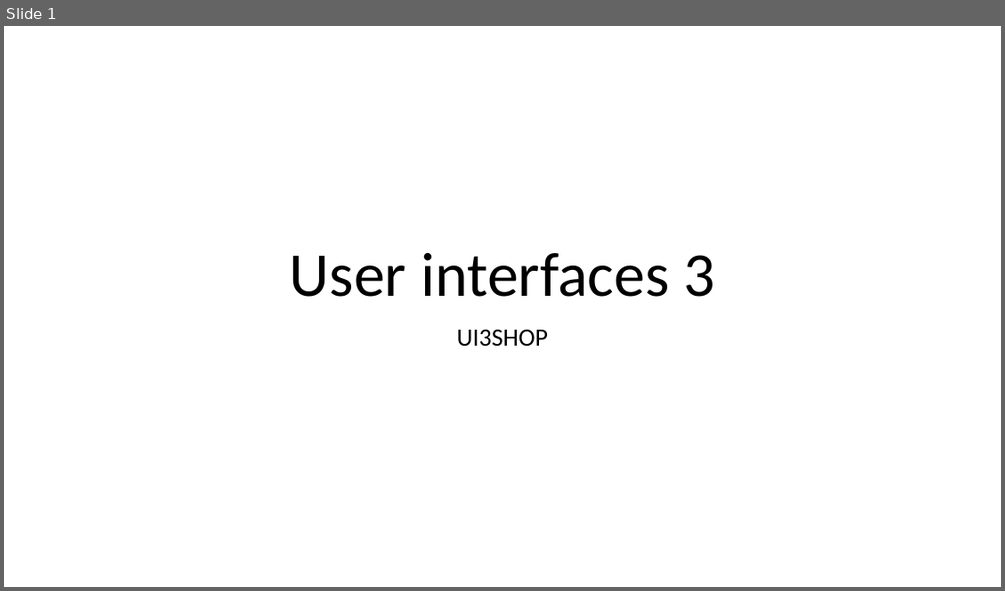
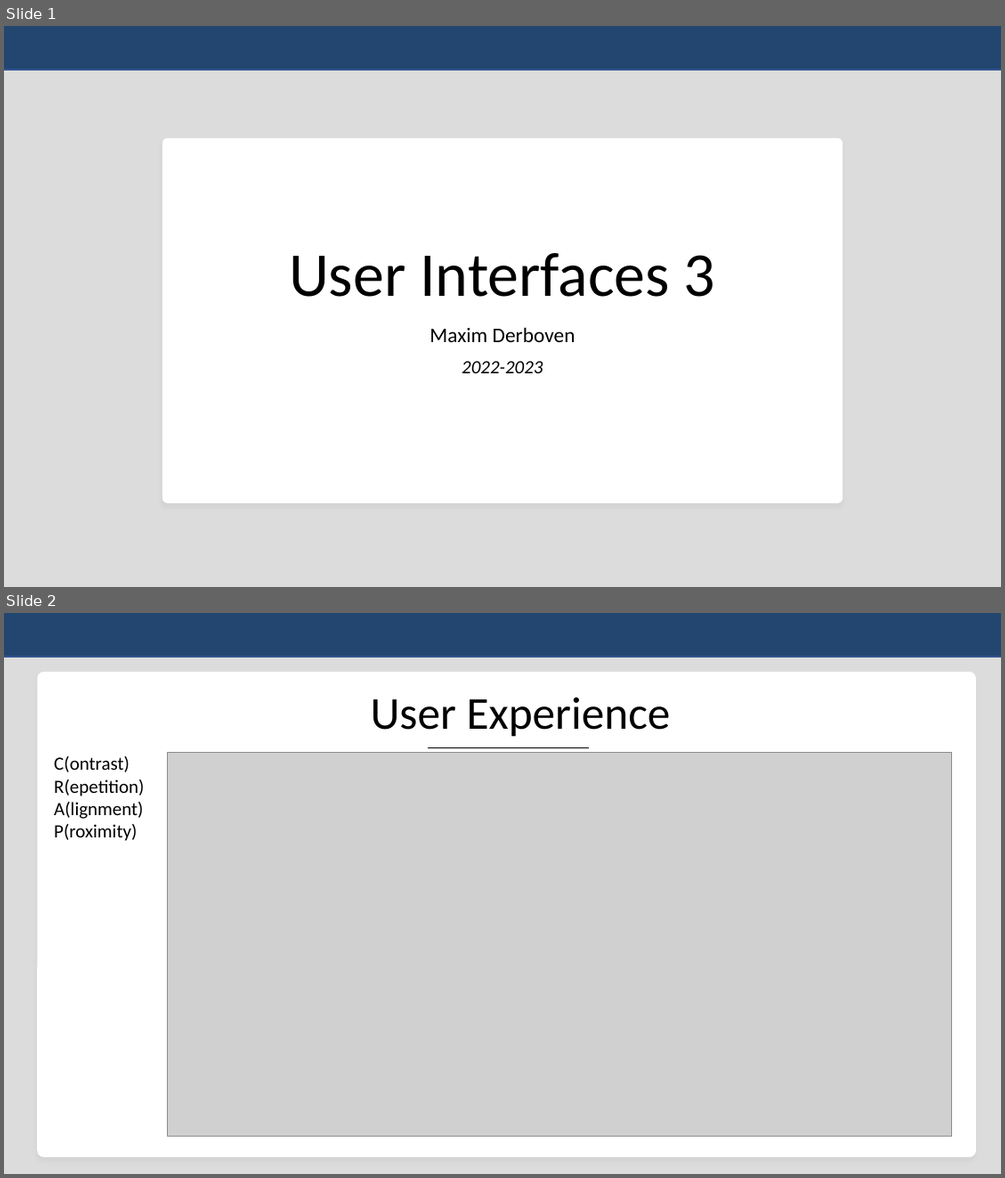
Before and after one commit to maximderboven/shop-management, a slide deck: presentatie.pptx. Shown one above the other, each under a label of ours: slide 1 before the commit, slides 1 and 2 after it. The pictures are 1005x591 and 1005x1178 pixels, drawn with LibreOffice and Linux fonts; fonts in the diff are those of the drawing; grey boxes stand for pictures. Boxes give left, top, right and bottom in pixels: in the first picture for what was removed or moved away, otherwise in the second. Text is boxed around its words. In the diff, an @@ line names an element or a change of style, - is before the commit and + after.

```diff
--- a/presentatie.pptx
+++ b/presentatie.pptx
@@ slide 2 added at bbox=[4, 613, 1001, 1174], background #DCDCDC @@
@@ rectangle added at bbox=[4, 613, 1001, 657], fill #234671, outline #325491 1 pt @@
@@ rounded rectangle added at bbox=[37, 672, 976, 1157], fill #FFFFFF @@
@@ title added at bbox=[371, 697, 671, 737], 44 pt, text #000000 @@
+User Experience
@@ text added at bbox=[54, 756, 144, 841], 18 pt, text #000000 @@
+C(ontrast)
+R(epetition)
+A(lignment)
+P(roximity)
@@ picture added at bbox=[168, 752, 952, 1135] @@
@@ line added from (428, 748) to (590, 748), #000000 0.5 pt @@
@@ slide 1 changed as well @@
@@ background #FFFFFF to #DCDCDC @@
@@ rectangle added at bbox=[4, 26, 1001, 70], fill #234671, outline #325491 1 pt @@
@@ rounded rectangle added at bbox=[162, 138, 843, 503], fill #FFFFFF @@
@@ title at bbox=[289, 253, 715, 297]: text changed @@
-User interfaces 3
+User Interfaces 3
@@ subtitle at bbox=[429, 327, 575, 373]: text changed; size 24 to 20 pt @@
-UI3SHOP
+Maxim Derboven
+2022-2023
```
Also in this commit, not shown: 1 other slide changed, 4 other slides added, 2 slides removed, 11 other files.
